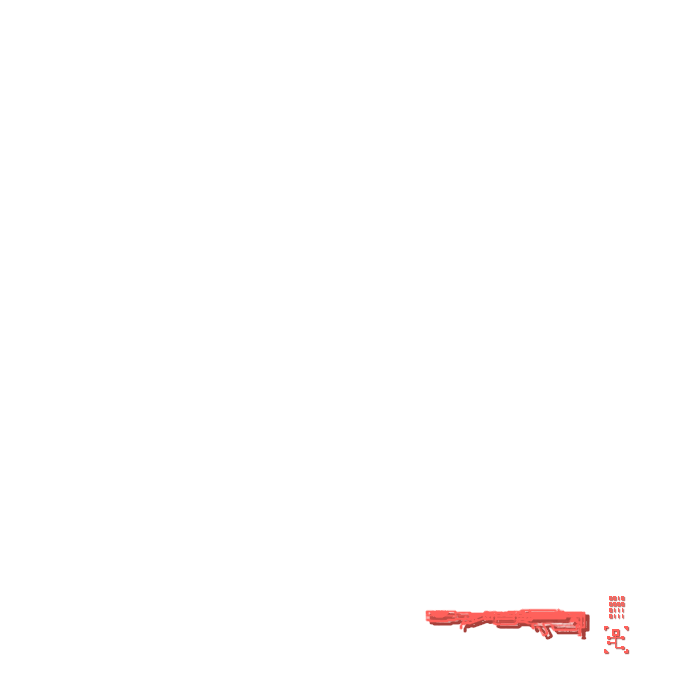
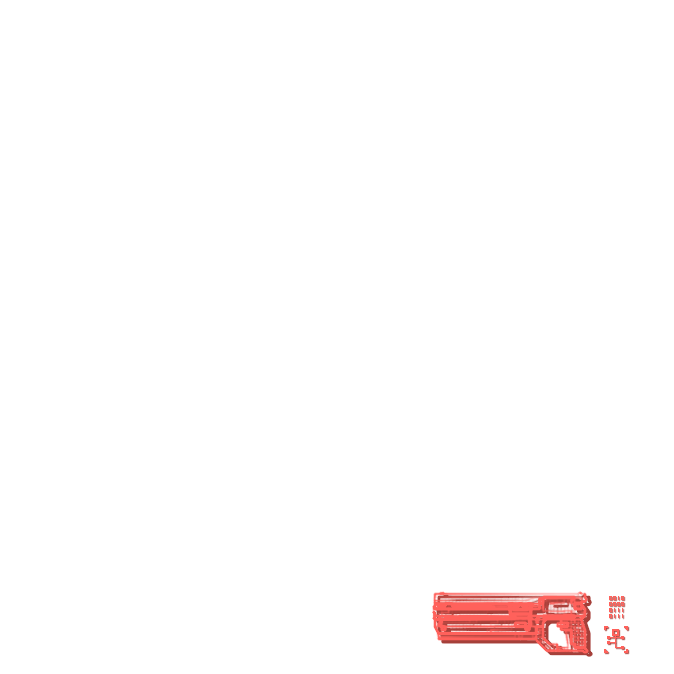
Layer changes from the first (674, 674) image to the second:
added layer "coronation_leftside.png" in group "gun icons" over [425, 591, 593, 657]
hid "cp2077_techtronika_spt32_grad_panam.icon.png" over [425, 591, 592, 640]
painted on "BASE_IMAGE_LOSHADOW" over [425, 591, 593, 657]
